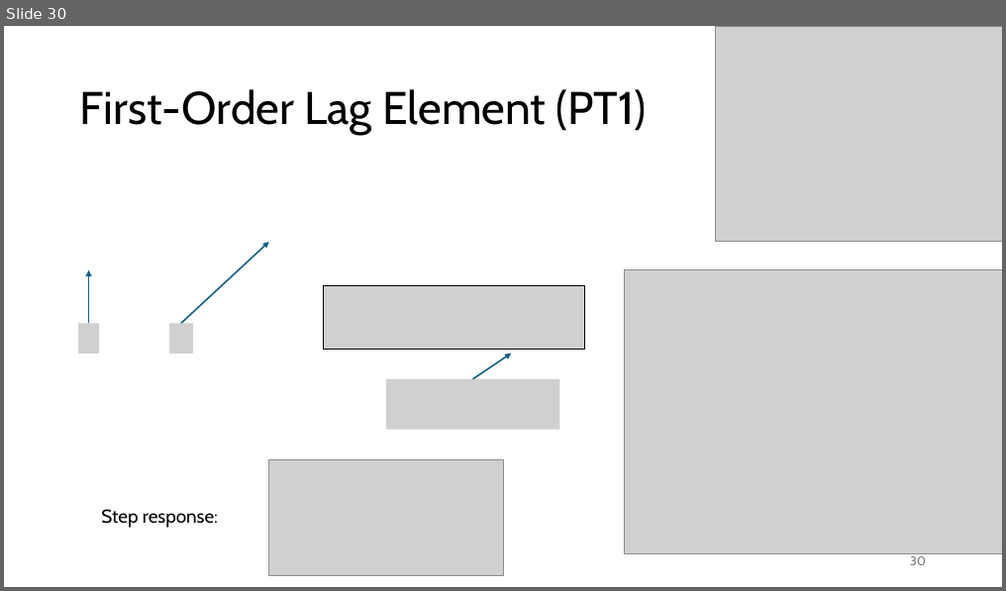
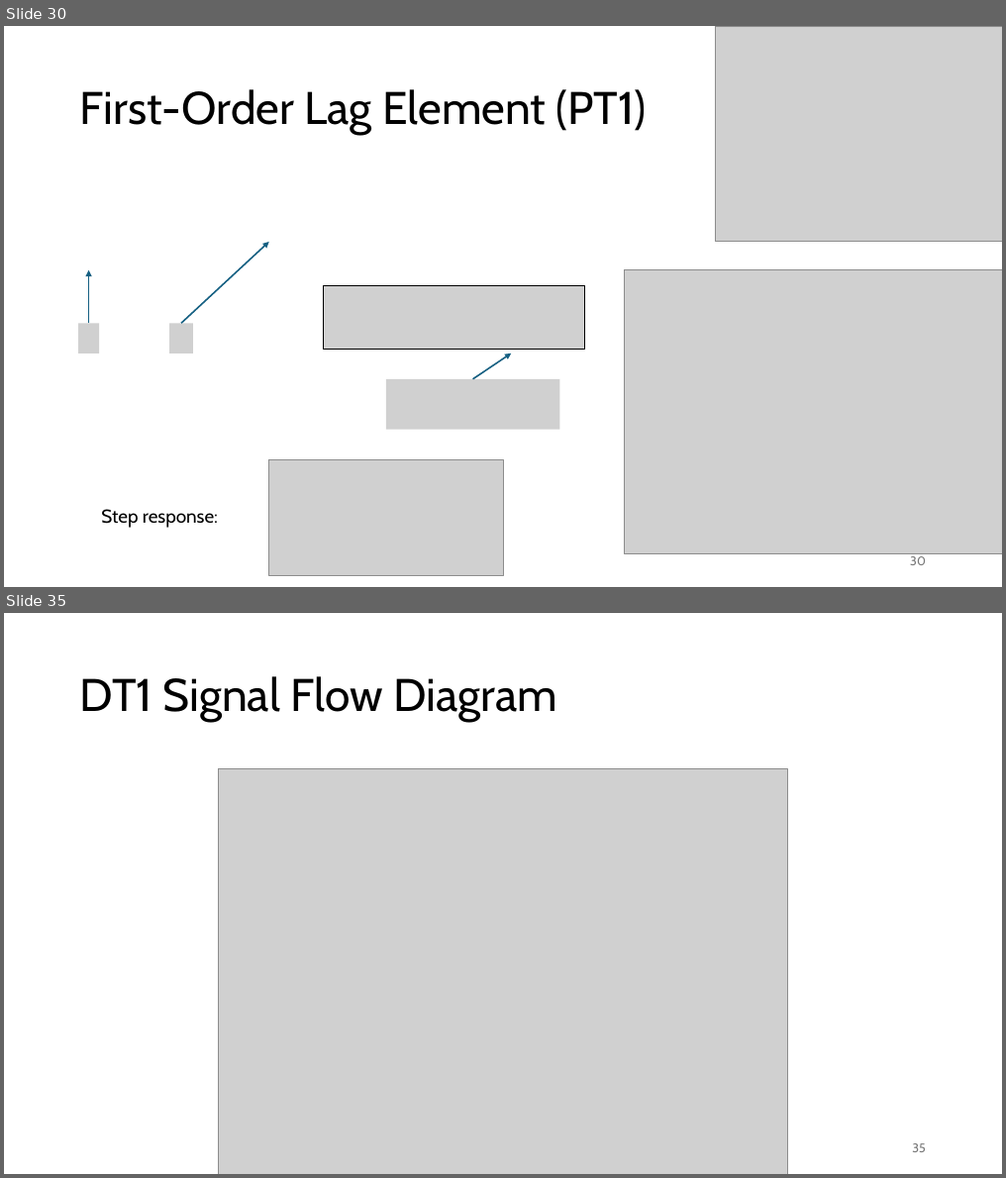
Before and after one commit to FelixWick/control_engineering, a slide deck: slides/3_Laplace.pptx. Shown one above the other, each under a label of ours: slide 30 before the commit, slides 30 and 35 after it; the slides between them are not shown. The pictures are 1006x591 and 1006x1178 pixels, drawn with LibreOffice and Linux fonts; fonts in the diff are those of the drawing; grey boxes stand for pictures. Boxes give left, top, right and bottom in pixels: in the first picture for what was removed or moved away, otherwise in the second. Text is boxed around its words. In the diff, an @@ line names an element or a change of style, - is before the commit and + after.

```diff
--- a/slides/3_Laplace.pptx
+++ b/slides/3_Laplace.pptx
@@ slide 35 added at box(4, 613, 1002, 1174), background #FFFFFF @@
@@ title added at box(80, 676, 556, 722), 44 pt, text #000000 @@
+DT1 Signal Flow Diagram
@@ picture added at box(218, 768, 788, 1174) @@
@@ page number added at box(912, 1144, 926, 1153), 12 pt, text #797979 @@
+35
```
Also in this commit, not shown: 4 slides changed, 4 other slides added.
